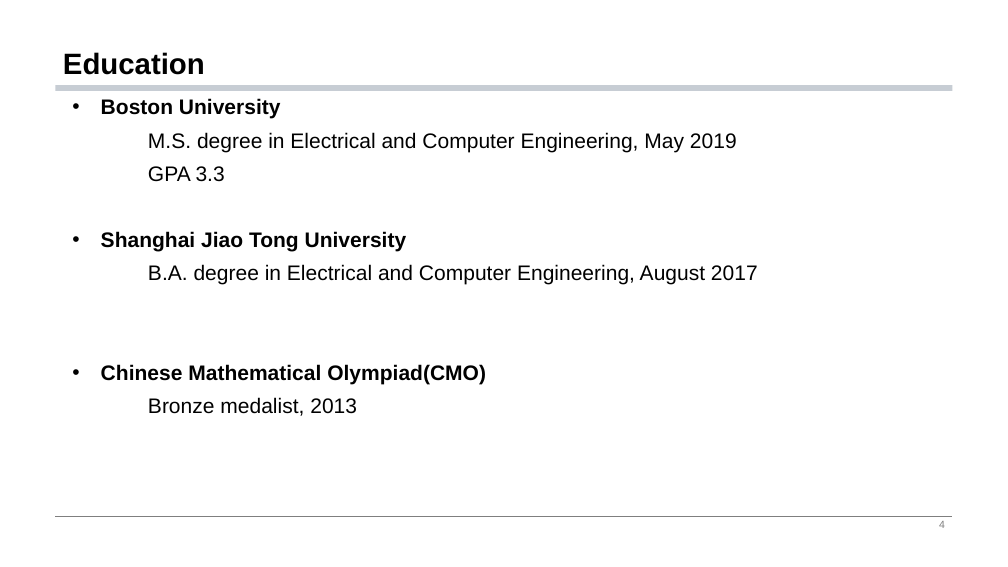
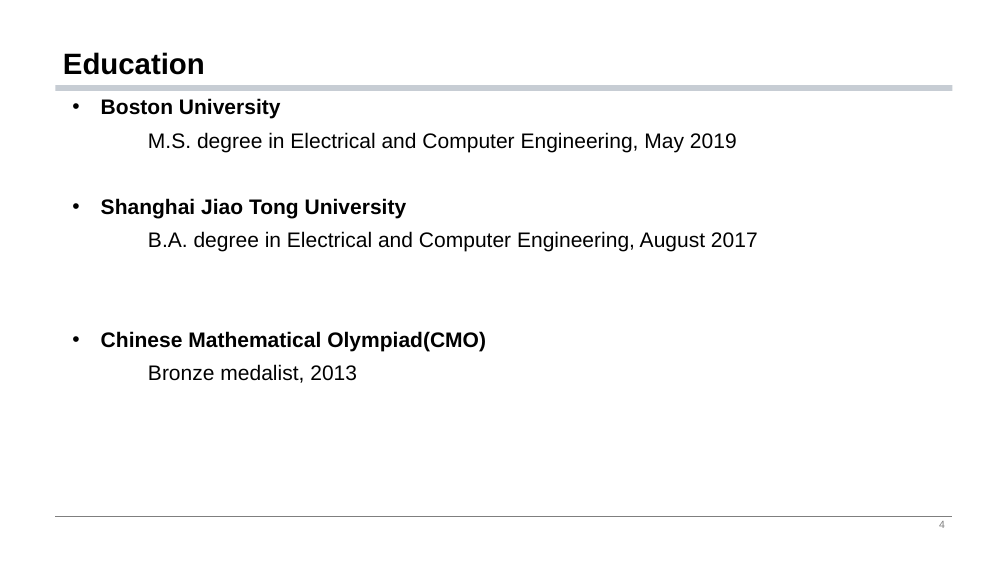
Before and after one commit to YuZ1225/Furiosa-Panel-Interview, a slide deck: slide 4 of Furiosa Panel Interview PPT/Furiosa Panel Interview.pptx. Drawn at 1008x567 pixels with LibreOffice and Linux fonts; fonts in the diff are those of the drawing. Boxes give left, top, right and bottom in pixels: in the first picture for what was removed or moved away, otherwise in the second. Text is boxed around its words. In the diff, an @@ line names an element or a change of style, - is before the commit and + after.

```diff
--- a/Furiosa Panel Interview PPT/Furiosa Panel Interview.pptx
+++ b/Furiosa Panel Interview PPT/Furiosa Panel Interview.pptx
@@ text at (x1=148, y1=166, x2=225, y2=182): paragraph removed @@
-GPA 3.3
```
Also in this commit, not shown: 7 other slides changed.
